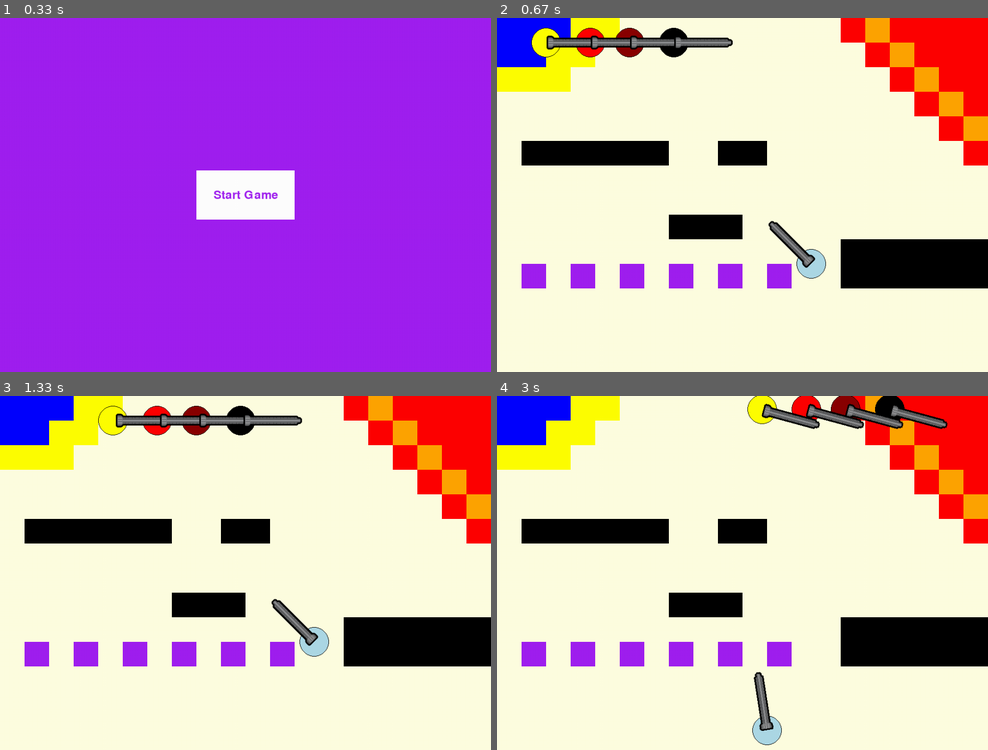
Above: before the commit, frames 1-4 (two rows, left to right).
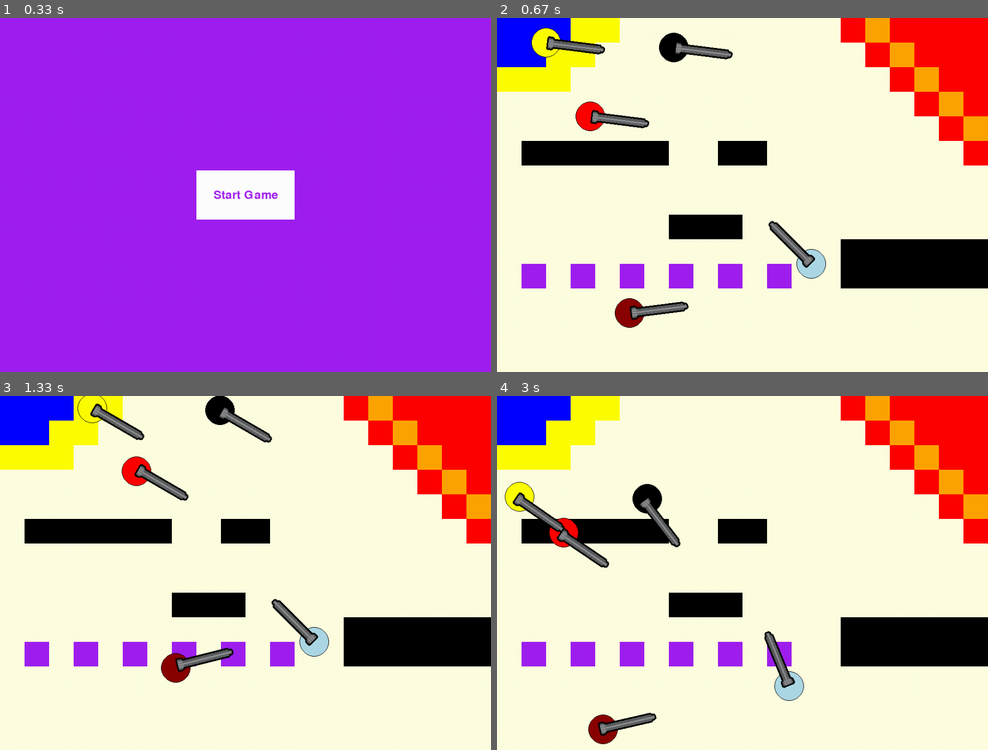
Above: after the commit, the same moments.

Repository: Luk38/Roboarena
Game: pygame game, started from RoboarenaGame.py
The game is run twice, just before and just after one commit, with the same random seed, the same clock (stepped at 60 frames per second) and the same inputs.
Inputs:
- Up to frame 1 (0.33 s): no input
- Up to frame 2 (0.67 s): click "Start Game" at 0.38 s
- Up to frame 3 (1.33 s): hold Right 0.67-1.13 s; hold Up from 1.17 s (still down); tap J at 1.23 s
- Up to frame 4 (3 s): release Up at 1.47 s; hold Right 1.5-1.97 s; hold D 1.5-1.97 s; tap J at 1.57, 1.87, 2.07, 2.37, 2.63, 2.97 s; hold Left 2-2.53 s; hold A 2-2.53 s; hold Down 2.57-2.87 s; hold S 2.57-2.87 s; hold Left from 2.9 s (still down); hold A from 2.9 s (still down)

Frame 1 is identical in both runs. In frame 2, 3.2% of the frame differs, in the area x 10-48%, y 2-88%; in frame 3, 3.8%; in frame 4, 6.0%, in the area x 1-92%, y 0-99%.

Commit message:
Changed movement in Robot class

Diff:
--- a/BasicRobot.py
+++ b/BasicRobot.py
@@ -11,19 +11,20 @@
         self.alpha = math.radians(alpha)
 
         # movement attributes
-        self.a = 0
-        self.a_alpha = 0
+        self.a = 0.1
+        self.a_alpha = 0.001
         self.v = 0
         self.v_alpha = 0
 
-        self.a_max = 5
-        self.a_alpha_max = 2
+        self.a_max = 10
+        self.a_alpha_max = 0.01
 
     def draw(self, screen):
         pygame.draw.circle(screen, self.color, (self.x, self.y), self.r)
         pygame.draw.circle(screen, "black", (self.x, self.y), self.r, width=1)
 
-    def update(self, screen):
+    def update(self, screen, player):
+
         # update speed
         self.v += self.a
 
@@ -37,36 +38,47 @@
         self.v_alpha = max(-self.a_alpha_max, min(self.v_alpha,
                                                   self.a_alpha_max))
 
-        # update position
-        self.x += self.v * math.cos(math.radians(self.alpha))
-        self.y += self.v * math.sin(math.radians(self.alpha))
-        self.alpha += self.v_alpha
+        # User Input
+        keys = pygame.key.get_pressed()
+        if keys[pygame.K_LEFT]:
+            if self.x > self.r:
+                self.x -= self.v  # move left
+        elif keys[pygame.K_RIGHT]:
+            if self.x < 1000 - self.r:
+                self.x += self.v   # move right
+        elif keys[pygame.K_UP]:
+            if self.y > self.r:
+                self.y -= self.v  # move up
+        elif keys[pygame.K_DOWN]:
+            if self.y < 720 - self.r:
+                self.y += self.v  # move down
+        elif keys[pygame.K_u]:
+            self.a_alpha += 0.001
+        elif keys[pygame.K_j]:
+            self.a_alpha -= 0.001
+        elif keys[pygame.K_i]:
+            self.a += 0.001
+        elif keys[pygame.K_k]:
+            self.a -= 0.001
 
-        # handle reaching the edges of the screen
-        if self.x < self.r or self.x > 1000 - self.r:
-            self.v = 0
-            self.a *= -1
-        if self.y < self.r or self.y > 720 - self.r:
-            self.v = 0
-            self.a *= -1
+        # Vektor vom Objekt zur Maus
+        dx = player.x - self.x
+        dy = player.y - self.y
 
-        self.handle_user_input()
+        # Winkel berechnen
+        angle_rad = math.atan2(dy, dx)
+        # angle_deg = math.degrees(angle_rad)
 
+        if angle_rad - self.alpha > 0.01:
+            self.alpha += self.v_alpha
+        elif angle_rad - self.alpha < -0.01:
+            self.alpha -= self.v_alpha
+        else:
+            self.alpha += 0
+
+        # Cannon for a Robot
         self.Cannon = Cannon(self.x, self.y)
         self.Cannon.update(self.alpha, screen)
-
-    def handle_user_input(self):
-        # Based on the input, modify the acceleration (a) and rotational
-        # acceleration (a_alpha) of the robots
-        keys = pygame.key.get_pressed()
-        if keys[pygame.K_LEFT]:
-            self.a_alpha = -0.2  # Set negative acceleration to move left
-        elif keys[pygame.K_RIGHT]:
-            self.a = 0.2
-        elif keys[pygame.K_UP]:
-            self.a = 0.5
-        elif keys[pygame.K_DOWN]:
-            self.a_alpha = 0.2  # Set positive
 
 
 class Cannon:
--- a/RoboarenaGame.py
+++ b/RoboarenaGame.py
@@ -41,9 +41,9 @@
 
 # Robots
 Robot1 = BasicRobot("yellow", 100, 50, 30, 0)
-Robot2 = BasicRobot("red", 190, 50, 30, 0)
-Robot3 = BasicRobot("darkred", 270, 50, 30, 0)
-Robot4 = BasicRobot("black", 360, 50, 30, 0)
+Robot2 = BasicRobot("red", 190, 200, 30, 0)
+Robot3 = BasicRobot("darkred", 270, 600, 30, 0)
+Robot4 = BasicRobot("black", 360, 60, 30, 0)
 
 # Movement directions
 x_dir = 0
@@ -98,10 +98,10 @@
         Robot2.draw(screen)
         Robot3.draw(screen)
         Robot4.draw(screen)
-        Robot1.update(screen)
-        Robot2.update(screen)
-        Robot3.update(screen)
-        Robot4.update(screen)
+        Robot1.update(screen, Player)
+        Robot2.update(screen, Player)
+        Robot3.update(screen, Player)
+        Robot4.update(screen, Player)
 
     else:
         # Do logical updates here.
@@ -125,8 +125,8 @@
         )
         screen.blit(text_surface, text_rect)
 
-    Player.x += 10 * x_dir
-    Player.y += 10 * y_dir
+    Player.x += 5 * x_dir
+    Player.y += 5 * y_dir
 
     pygame.display.flip()  # Refresh on-screen display
     clock.tick(60)  # wait until next frame (at 60 FPS)
